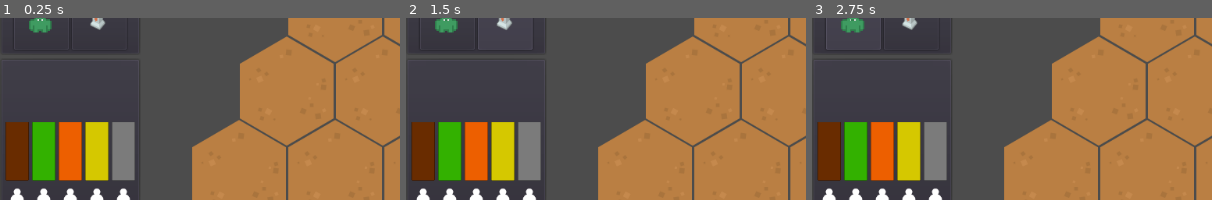
Above: before the commit, frames 1-3 (left to right).
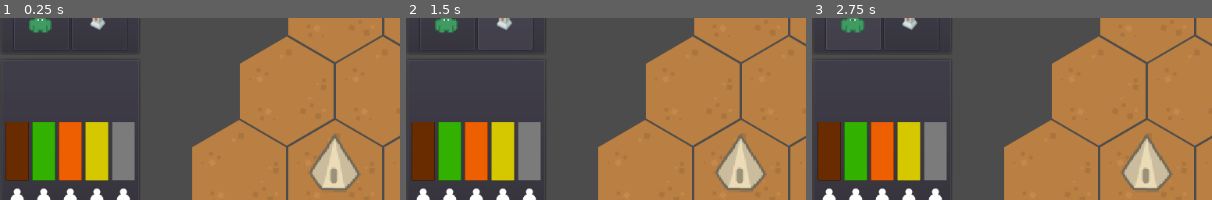
Above: after the commit, the same moments.

Repository: GreenArmadilloLizard/MPSlay
Game: Godot game, scene res://Level/World_1.tscn
The game is run twice, just before and just after one commit, with the same random seed, the same clock (stepped at 60 frames per second) and the same inputs. This scene is started directly instead of the project's main scene.
Inputs (mouse positions are % of the whole screen's width and height, from its top left):
- Up to frame 1 (0.25 s): no input
- Up to frame 2 (1.5 s): click (5, 36) at 0.5 s; click (12, 36) at 1.25 s
- Up to frame 3 (2.75 s): click (5, 36) at 2 s
The pictures show only the part of the screen within x 0-50%, y 35-85%; the shares and areas given below are measured in that part.

The runs differ from the first frame. In frame 1, 2.4% of the frame differs, in the area x 77-91%, y 63-96%; in frame 2, 2.4%; in frame 3, 2.4%.

Commit message:
Shop Effect added

Diff:
--- a/Level/Base_Level.tscn
+++ b/Level/Base_Level.tscn
@@ -15,6 +15,7 @@
 [ext_resource path="res://Scenes/UI/UIInfo.tscn" type="PackedScene" id=13]
 [ext_resource path="res://Scripts/GameLogic.gd" type="Script" id=14]
 [ext_resource path="res://Scripts/MapManager.gd" type="Script" id=15]
+[ext_resource path="res://Asstes/Effects/base_shop.png" type="Texture" id=16]
 
 [sub_resource type="TileSet" id=1]
 0/name = "dirt_06.png 0"
@@ -141,6 +142,16 @@
 0/navigation_offset = Vector2( 0, 0 )
 0/shapes = [  ]
 0/z_index = 0
+1/name = "base_shop.png 1"
+1/texture = ExtResource( 16 )
+1/tex_offset = Vector2( 0, 0 )
+1/modulate = Color( 1, 1, 1, 1 )
+1/region = Rect2( 0, 0, 128, 128 )
+1/tile_mode = 0
+1/occluder_offset = Vector2( 0, 0 )
+1/navigation_offset = Vector2( 0, 0 )
+1/shapes = [  ]
+1/z_index = 0
 
 [node name="Game" type="Node2D"]
 script = ExtResource( 14 )
--- a/Level/World_1.tscn
+++ b/Level/World_1.tscn
@@ -5,4 +5,4 @@
 [node name="Game" instance=ExtResource( 1 )]
 
 [node name="FloorMap" parent="Map" index="0"]
-tile_data = PoolIntArray( 131075, 0, 0, 131076, 0, 0, 131077 …(588 unchanged characters)… , 1, 0, 393227, 1, 0, 393236, 0, 0, 458754, 0, 0, 458755, 0, 0, 458769, 0, 0, 458770, 0, 0, 458771, 0, 0, 45 …(1435 unchanged characters)…
+tile_data = PoolIntArray( 131075, 0, 0, 131076, 0, 0, 131077 …(588 unchanged characters)… , 1, 0, 393227, 1, 0, 393236, 0, 0, 458769, 0, 0, 458770, 0, 0, 458771, 0, 0, 45 …(1435 unchanged characters)…
--- a/Scripts/AI/Human.gd
+++ b/Scripts/AI/Human.gd
@@ -60,3 +60,7 @@
 func _on_unit_buy(unit_index):
 	set_selected_buy(unit_index)
 	print("Buying Unit " + str(unit_index))
+
+func start_turn():
+	print("It's your turn " + str(player_info.name))
+	map_manager.update_base_shop_effect(player_info.team)
--- a/Scripts/GameLogic.gd
+++ b/Scripts/GameLogic.gd
@@ -117,6 +117,8 @@
 func _on_player_place(player, world_pos, obj):
 	rpc("place",player, world_pos, obj)
 	player_select(player, map.world_to_map(world_pos))
+	if player.team == current_team:
+		map.update_base_shop_effect(player.team)
 
 sync func place(player, world_pos, obj):
 	print(str(player.name) + " placed " + str(obj) + " on " + str(world_pos))
@@ -193,8 +195,7 @@
 			base.money = 0
 			map.starve_area(base.position)
 
-	for unit_pos in used_units:
-		map.clear_effect(unit_pos)
+	map.clear_all_effects()
 	used_units.clear()
 
 	emit_signal("start_of_turn", current_team)
--- a/Scripts/MapManager.gd
+++ b/Scripts/MapManager.gd
@@ -21,6 +21,7 @@
 enum tile_effect{
 	Empty = -1,
 	Sleep = 0,
+	Shop = 1,
 	}
 
 var troop_upgrade = {
@@ -79,9 +80,25 @@
 		update_base(base.position)
 		base.start_turn()
 
+func update_base_shop_effect(team_index):
+	clear_all_effects_of_type(tile_effect.Shop)
+	var team_bases = get_bases_of_team(team_index)
+
+	for base in team_bases:
+		if base.money >= 10:
+			set_effect(base.position, tile_effect.Shop)
 
 func clear_effect(map_pos):
 	effect_map.set_cellv(map_pos, tile_effect.Empty)
+
+func clear_all_effects():
+	for cell in effect_map.get_used_cells():
+		effect_map.set_cellv(cell, tile_effect.Empty)
+
+func clear_all_effects_of_type(effect_type):
+	for cell in effect_map.get_used_cells():
+		if effect_map.get_cellv(cell) == effect_type:
+			effect_map.set_cellv(cell, tile_effect.Empty)
 
 func set_effect(map_pos, effect):
 	effect_map.set_cellv(map_pos, effect)
@@ -149,7 +166,7 @@
 	var base = get_base_with_pos(map_pos)
 	var area = get_area(map_pos)
 
-	base.wages -= get_area_wages(map_pos)
+	base.wages += get_area_wages(map_pos)
 	base.income = len(area)
 
 
@@ -159,8 +176,6 @@
 	for tile in area:
 		if get_object(tile) != tile_object.Empty:
 			cost -= object_cost[get_object(tile)]
-	print("cost")
-	print(cost)
 	return cost
 
 # fuses all bases in an area to one
Binary file added: Asstes/Effects/base_shop.png
Not shown, added: Asstes/Effects/base_shop.png.import
Not shown: 1 places in Level/Base_Level.tscn that only renumber resources
